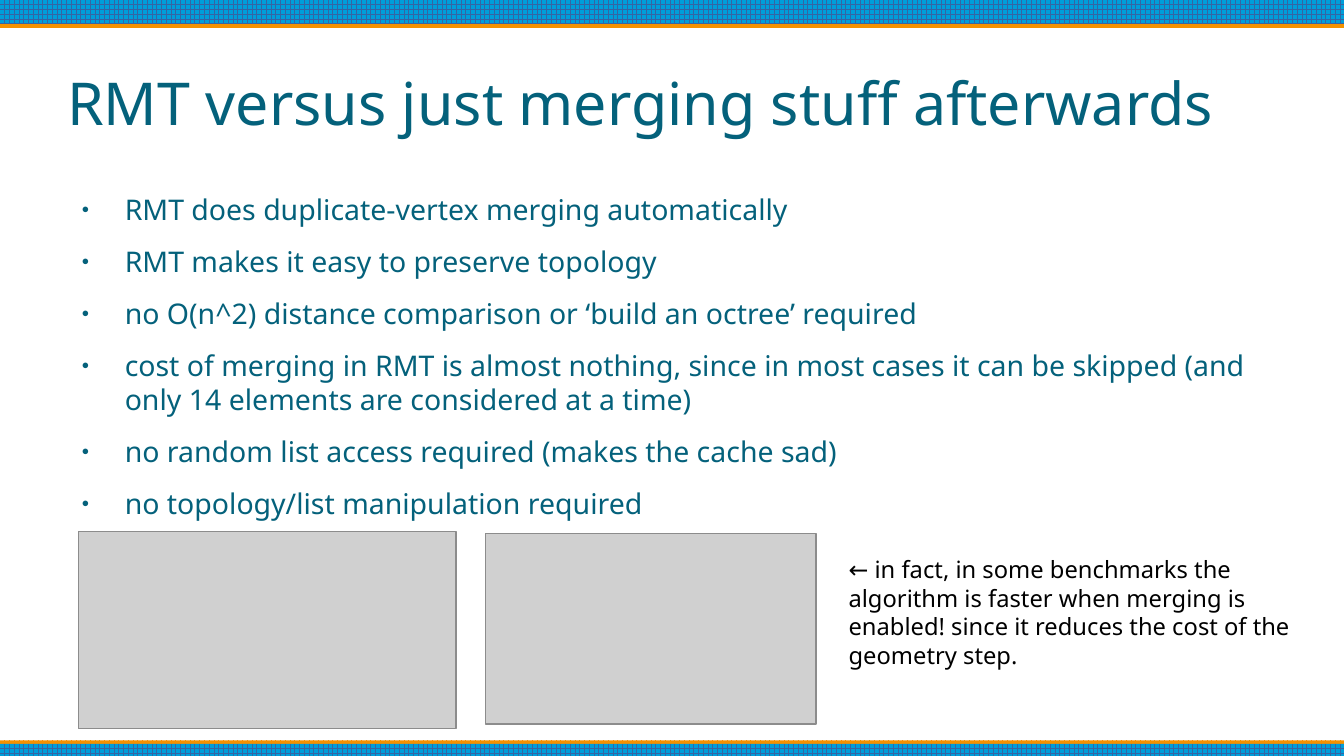
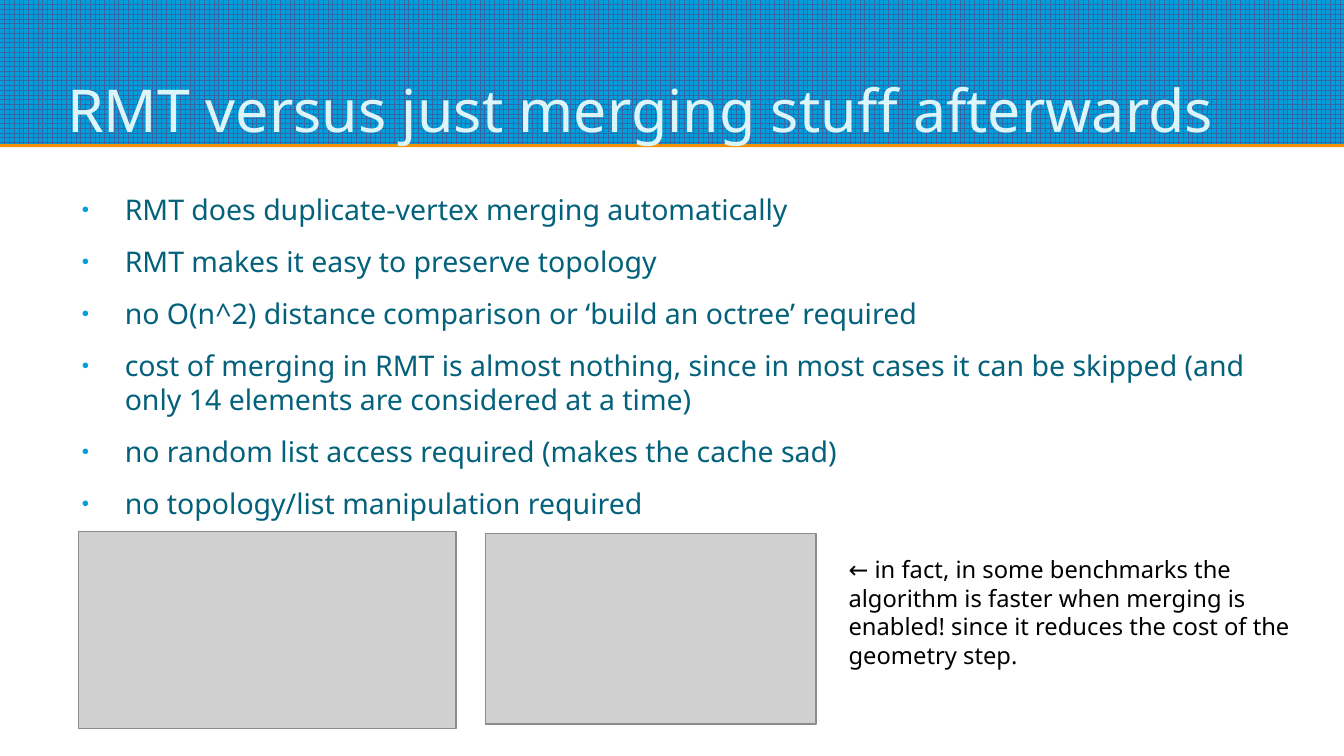
Before and after one commit to oculometric/marching-tetrahedra-fyp, a slide deck: slide 15 of doc/mid project review.odp. Drawn at 1344x756 pixels with LibreOffice and Linux fonts; fonts in the diff are those of the drawing; grey boxes stand for pictures. Boxes give left, top, right and bottom in pixels: in the first picture for what was removed or moved away, otherwise in the second. Text is boxed around its words. In the diff, an @@ line names an element or a change of style, - is before the commit and + after.

```diff
--- a/doc/mid project review.odp
+++ b/doc/mid project review.odp
@@ rectangle: place and size @@
-rectangle at [0, 0, 1344, 24]
+rectangle at [0, 0, 1344, 144]
@@ title "RMT versus just merging stuff ..." at [67, 77, 1213, 147]: text colour #04617B to #DBF5F9; vertical alignment middle to bottom @@
@@ text "RMT does duplicate-vertex merging automatically" at [125, 198, 1245, 521]: bullet colour #04617B to #009EDA @@
@@ rectangle removed at [0, 744, 1344, 756] @@
```
Also in this commit, not shown: 5 other slides changed, 1 slide added, 1 slide removed, 1 other file.
